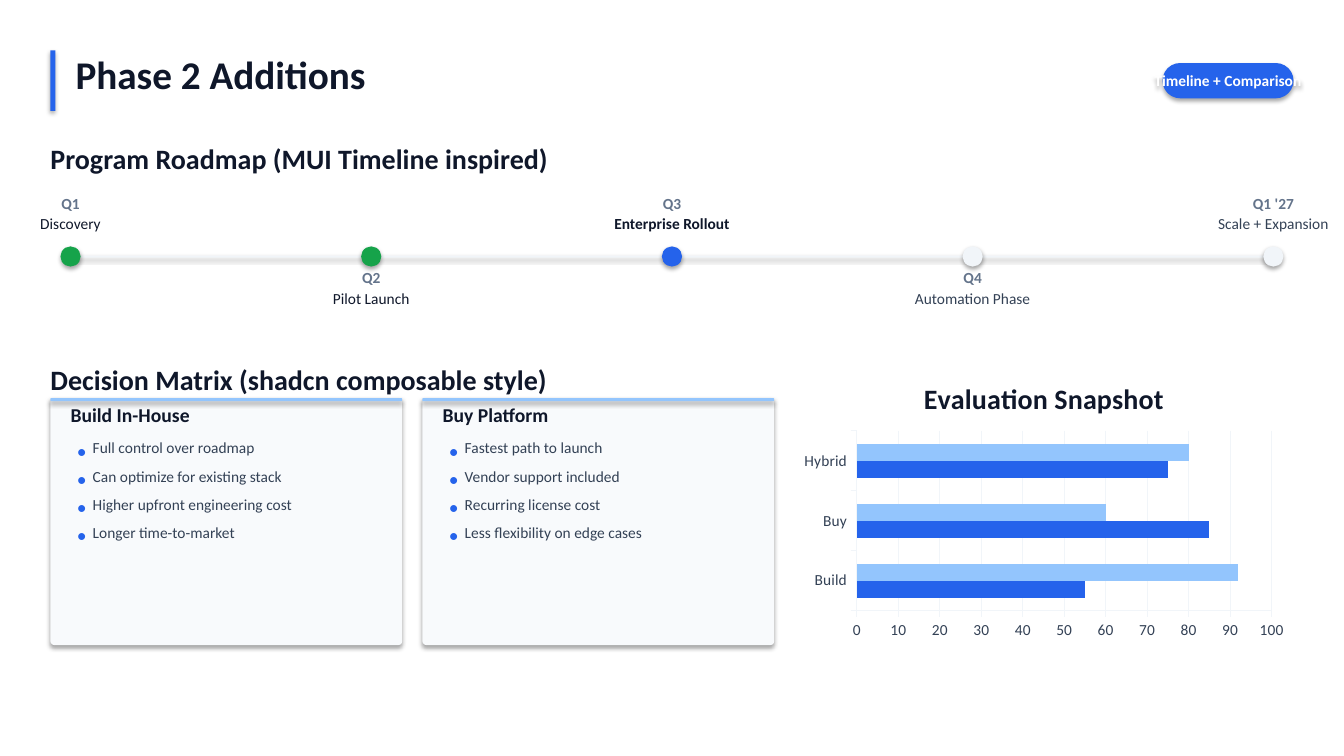
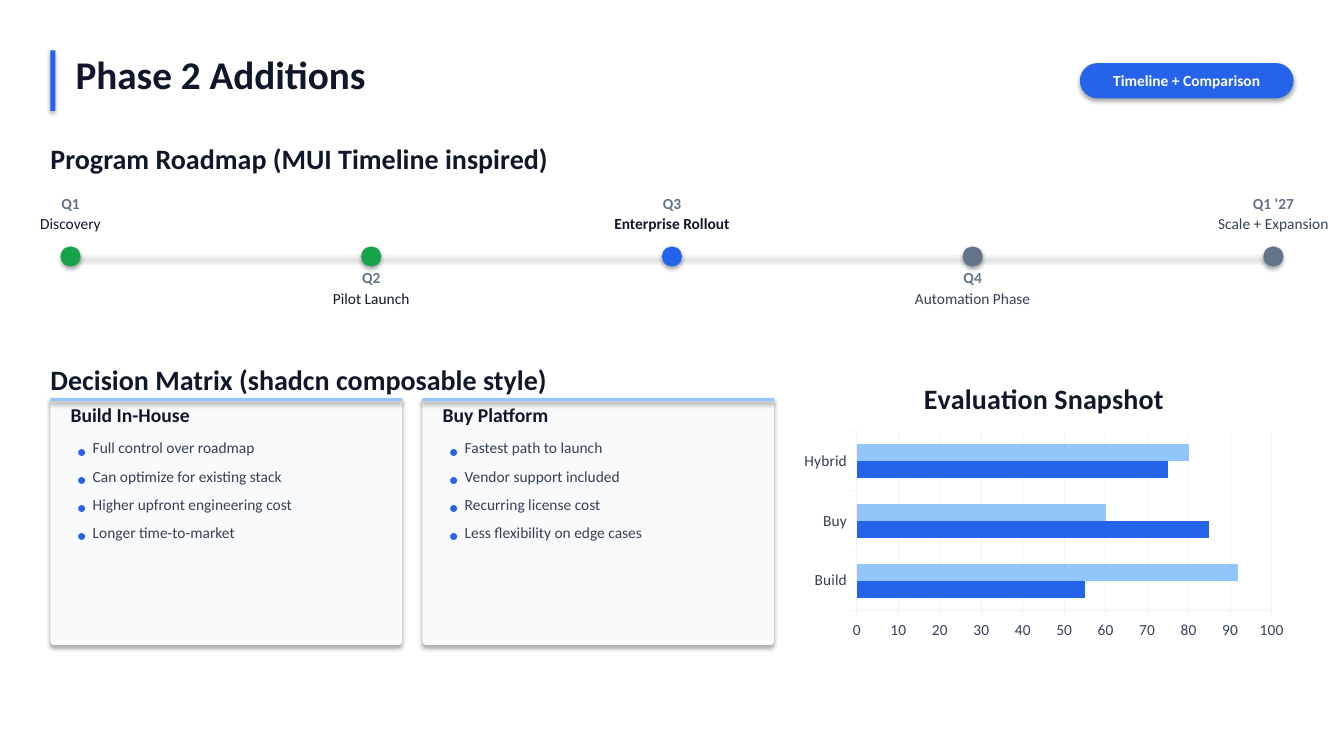
Before and after one commit to lhuasheng/PowerpointComponents, a slide deck: slide 11 of examples/demo_light.pptx. Drawn at 1344x756 pixels with LibreOffice and Linux fonts; fonts in the diff are those of the drawing. Boxes give left, top, right and bottom in pixels: in the first picture for what was removed or moved away, otherwise in the second. Text is boxed around its words. In the diff, an @@ line names an element or a change of style, - is before the commit and + after.

```diff
--- a/examples/demo_light.pptx
+++ b/examples/demo_light.pptx
@@ rounded rectangle "Timeline + Comparison" resized from (x1=1163, y1=63, x2=1294, y2=98) to (x1=1080, y1=63, x2=1294, y2=98) @@
@@ rounded rectangle at (x1=963, y1=246, x2=983, y2=266): fill #F1F5F9 to #64748B @@
@@ rounded rectangle at (x1=1263, y1=246, x2=1284, y2=266): fill #F1F5F9 to #64748B @@
```
Also in this commit, not shown: 3 other slides changed, 3 other files.
